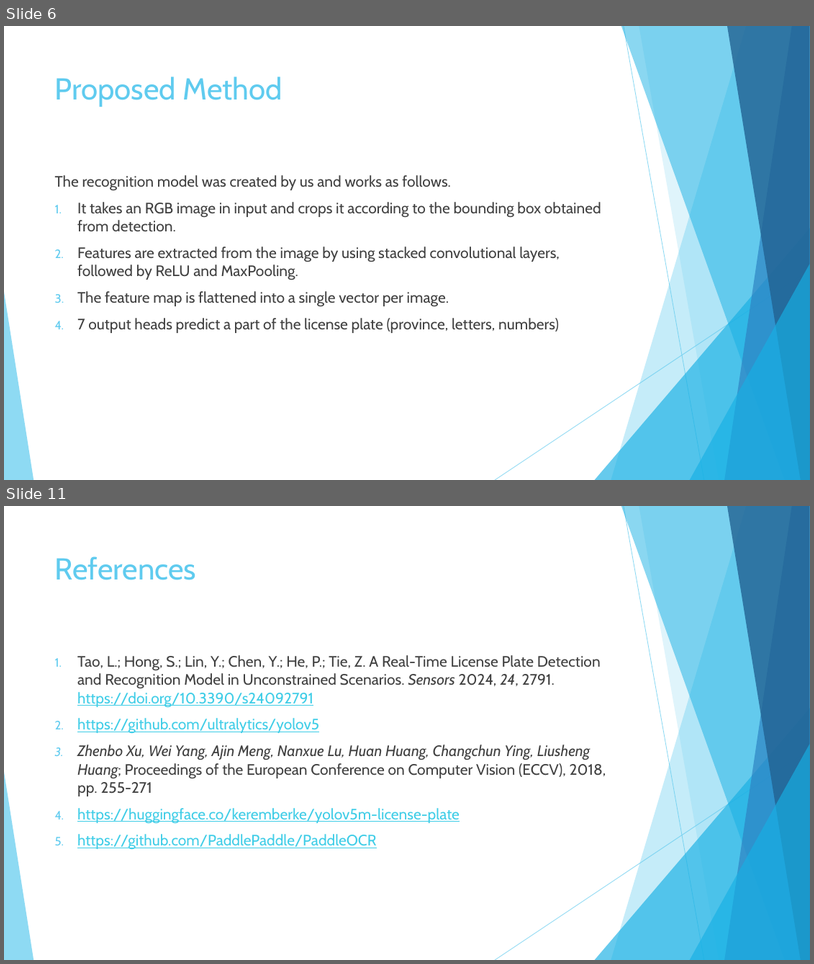
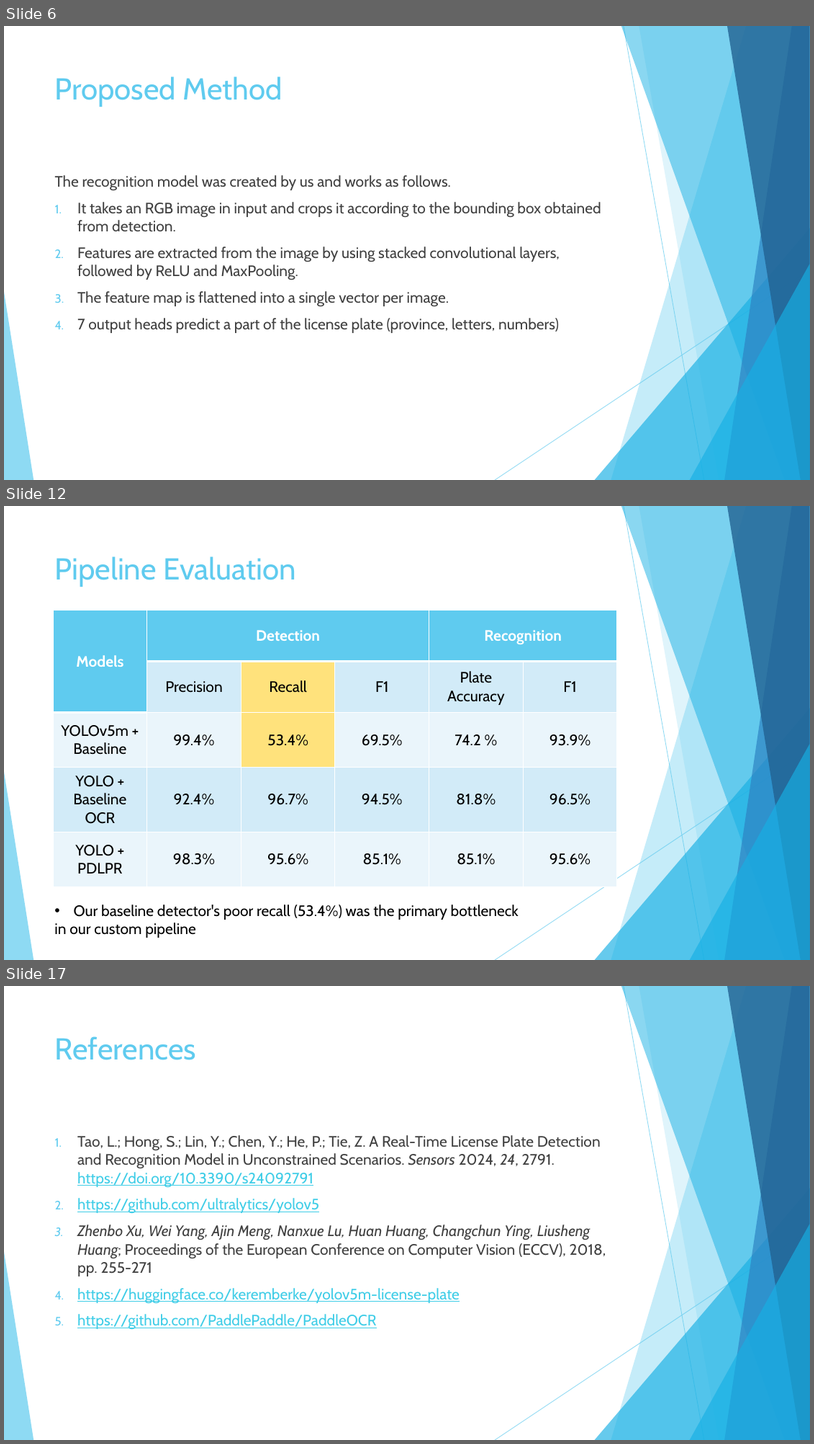
Before and after one commit to onorio21/CV_License_plate_detection_recognition, a slide deck: LicensePlatePresentation.pptx. Shown one above the other, each under a label of ours: slides 6 and 11 before the commit, slides 6, 12 and 17 after it; the slides between them are not shown. The pictures are 814x964 and 814x1444 pixels, drawn with LibreOffice and Linux fonts; fonts in the diff are those of the drawing. Boxes give left, top, right and bottom in pixels: in the first picture for what was removed or moved away, otherwise in the second. Text is boxed around its words. In the diff, an @@ line names an element or a change of style, - is before the commit and + after.

```diff
--- a/LicensePlatePresentation.pptx
+++ b/LicensePlatePresentation.pptx
@@ slide 12 added at box(4, 506, 810, 960), background #FFFFFF; not listed: 10 template elements that a slide beside it also shows @@
@@ title added at box(55, 556, 296, 587), 36 pt, text #5FCBEF @@
+Pipeline Evaluation
@@ table added at box(53, 610, 619, 886), 5 rows, 6 columns @@
+Models | Detection |  |  | Recognition | 
+ | Precision | Recall | F1 | Plate Accuracy | F1
+YOLOv5m + Baseline | 99.4% | 53.4% | 69.5% | 74.2 % | 93.9%
+YOLO + Baseline OCR | 92.4% | 96.7% | 94.5% | 81.8% | 96.5%
+YOLO + PDLPR | 98.3% | 95.6% | 85.1% | 85.1% | 95.6%
@@ text added at box(54, 904, 519, 937), 18 pt, text #000000 @@
+• Our baseline detector's poor recall (53.4%) was the primary bottleneck
+in our custom pipeline
@@ what was slide 11 is now slide 17 @@
```
Also in this commit, not shown: 4 slides changed, 7 other slides added, 2 slides removed.
